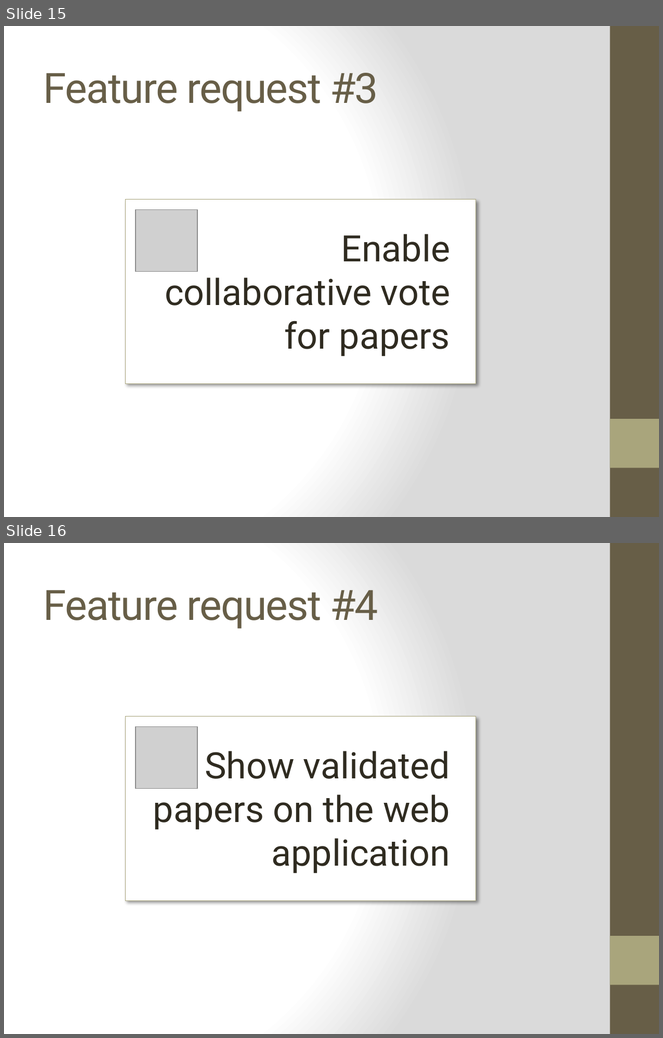
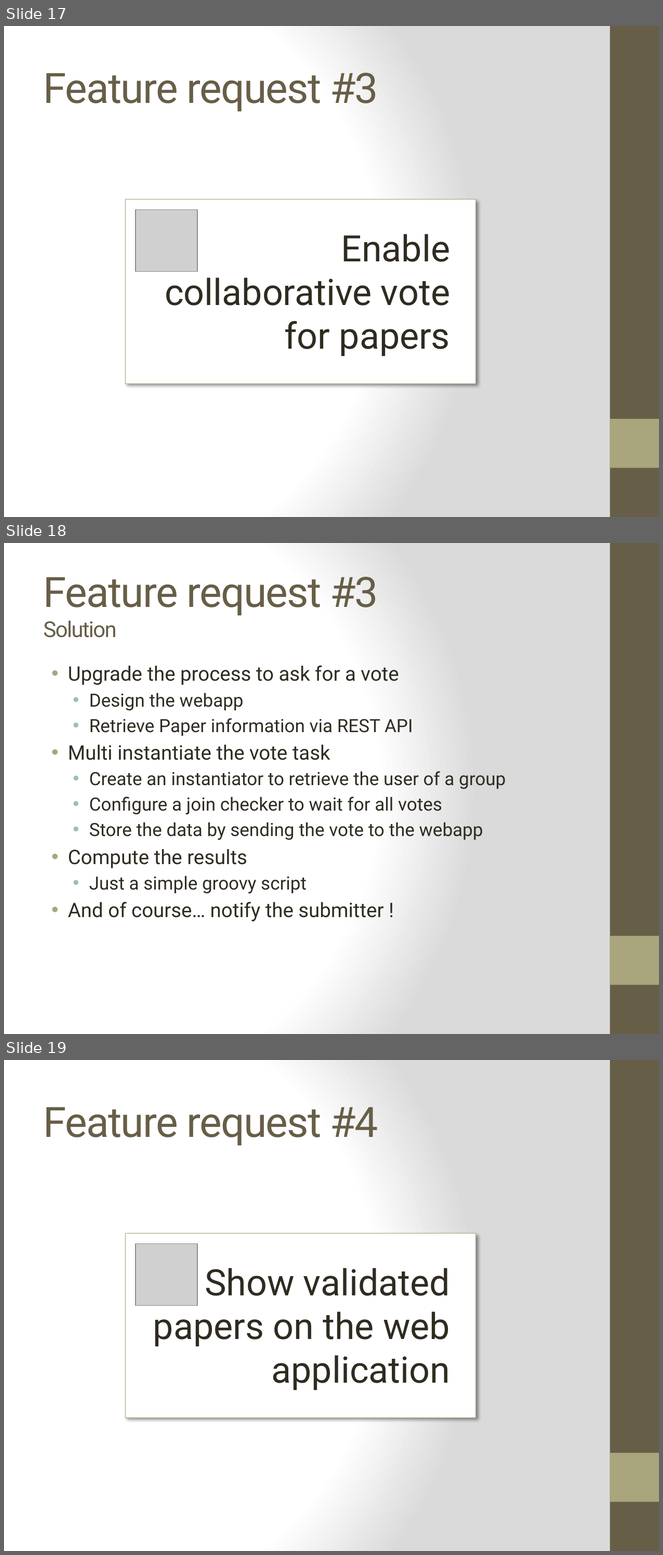
Before and after one commit to bouquetf/call-for-paper, a slide deck: slides/slides.pptx. Shown one above the other, each under a label of ours: slides 15 and 16 before the commit, slides 17, 18 and 19 after it. The pictures are 663x1038 and 663x1555 pixels, drawn with LibreOffice and Linux fonts; fonts in the diff are those of the drawing; grey boxes stand for pictures. Boxes give left, top, right and bottom in pixels: in the first picture for what was removed or moved away, otherwise in the second. Text is boxed around its words. In the diff, an @@ line names an element or a change of style, - is before the commit and + after.

Commit message:
Upgraded slides

```diff
--- a/slides/slides.pptx
+++ b/slides/slides.pptx
@@ slide 18 added at (x1=4, y1=543, x2=659, y2=1034), background gradient #FFFFFF to #DADADA; not listed: 2 template elements that a slide beside it also shows @@
@@ title added at (x1=44, y1=577, x2=378, y2=638), 46 pt, text #675E47 @@
+Feature request #3
+Solution
@@ text added at (x1=68, y1=665, x2=506, y2=922), 20 pt, text #2F2B20 @@
+• Upgrade the process to ask for a vote
+  • Design the webapp
+  • Retrieve Paper information via REST API
+• Multi instantiate the vote task
+  • Create an instantiator to retrieve the user of a group
+  • Configure a join checker to wait for all votes
+  • Store the data by sending the vote to the webapp
+• Compute the results
+  • Just a simple groovy script
+• And of course… notify the submitter !
@@ what was slide 15 is now slide 17 @@
@@ what was slide 16 is now slide 19 @@
```
Also in this commit, not shown: 3 slides changed, 6 other slides added, 1 slide removed.
